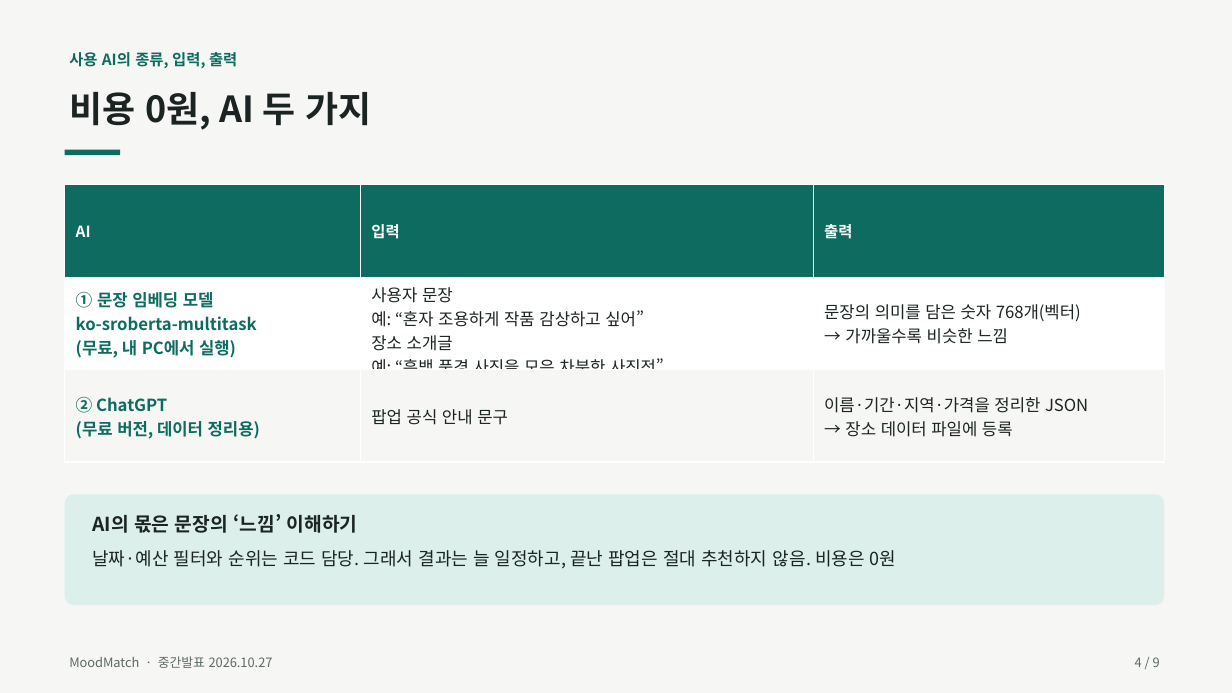
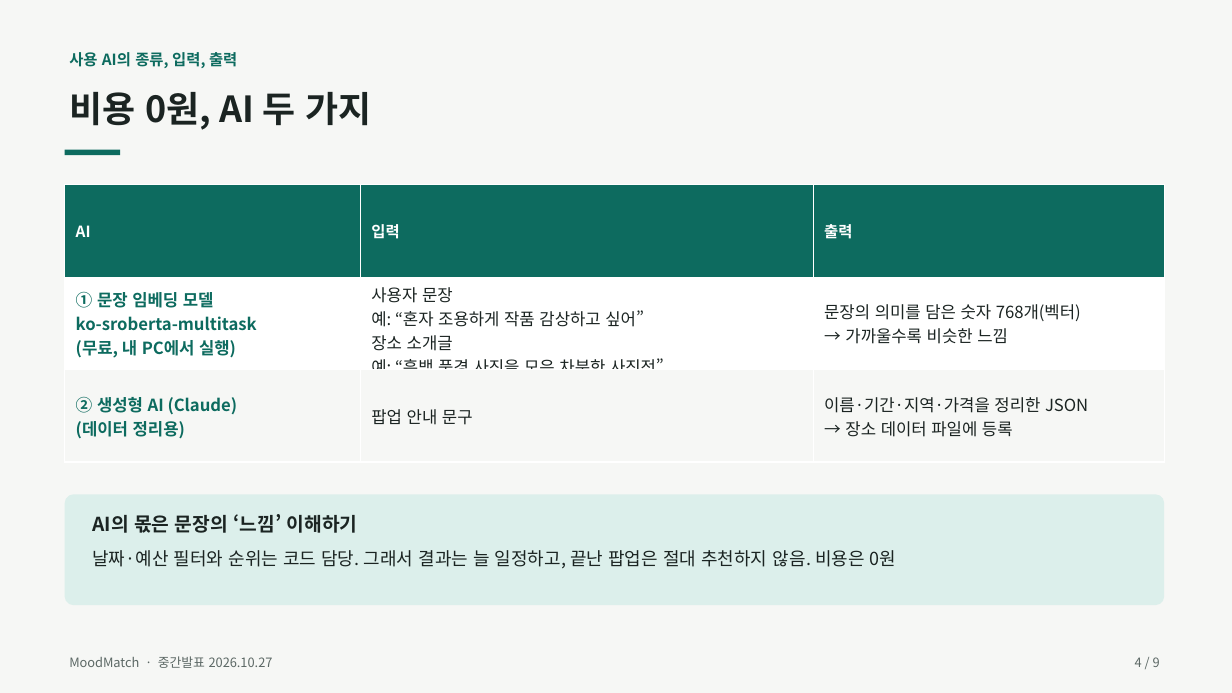
Before and after one commit to junwoo906/MoodMatch, a slide deck: slide 4 of docs/MoodMatch_중간발표.pptx. Drawn at 1232x693 pixels with LibreOffice and Linux fonts; fonts in the diff are those of the drawing. Boxes give left, top, right and bottom in pixels: in the first picture for what was removed or moved away, otherwise in the second. Text is boxed around its words. In the diff, an @@ line names an element or a change of style, - is before the commit and + after.

```diff
--- a/docs/MoodMatch_중간발표.pptx
+++ b/docs/MoodMatch_중간발표.pptx
@@ table at bbox=[65, 185, 1165, 462] @@
-row 3, column 1: ② ChatGPT (무료 버전, 데이터 정리용)
+row 3, column 1: ② 생성형 AI (Claude) (데이터 정리용)
-row 3, column 2: 팝업 공식 안내 문구
+row 3, column 2: 팝업 안내 문구
```
Also in this commit, not shown: 3 other slides changed, 1 slide added, 1 slide removed, 2 other files.
